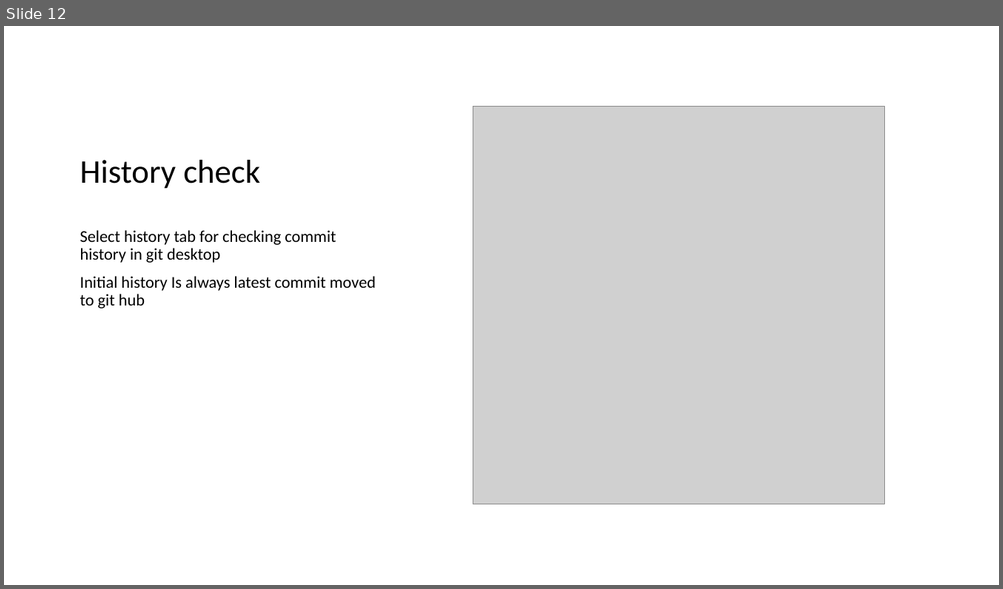
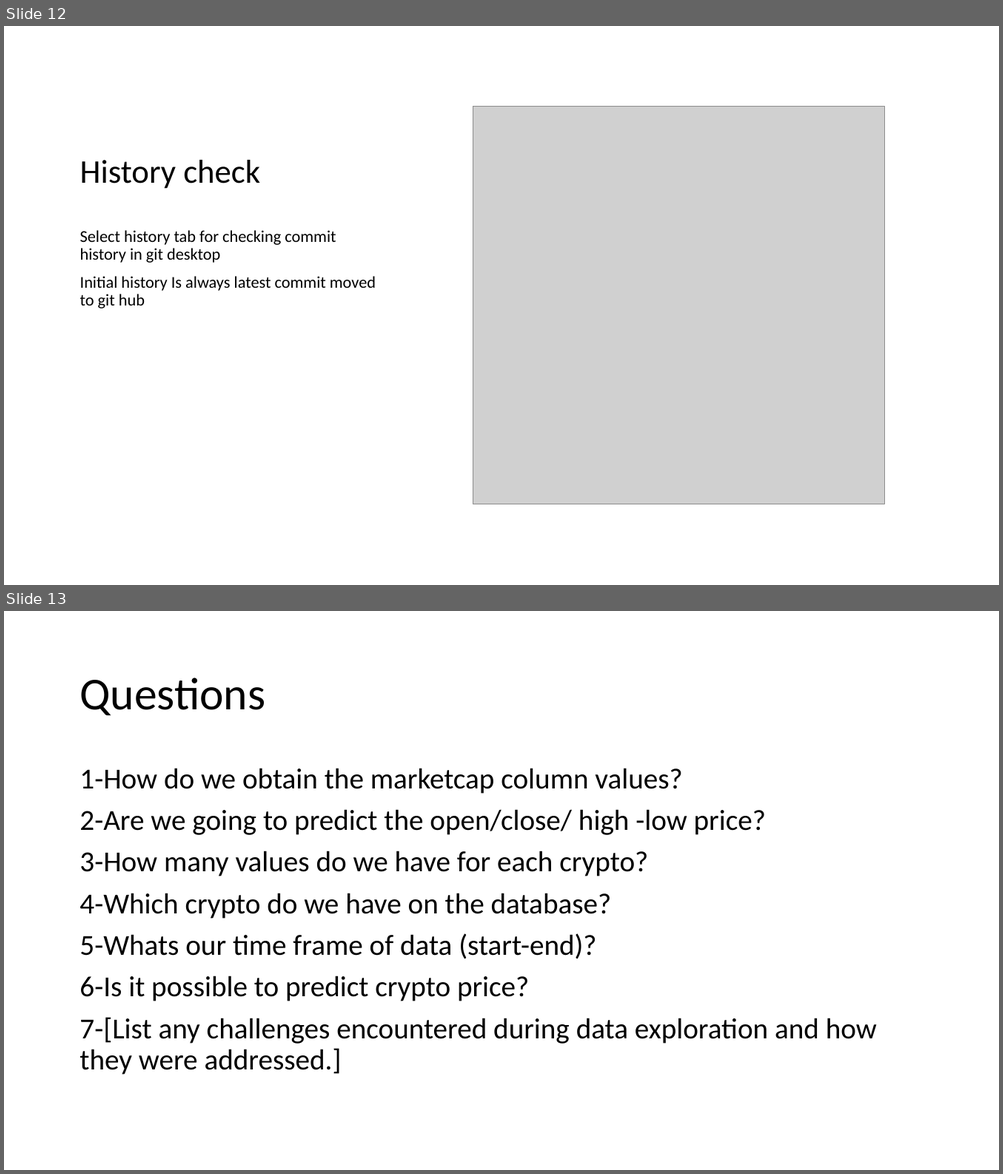
Before and after one commit to drummersoul/Cryptocurrency-Price-Prediction, a slide deck: ppt/git_install.pptx. Shown one above the other, each under a label of ours: slide 12 before the commit, slides 12 and 13 after it. The pictures are 1003x589 and 1003x1174 pixels, drawn with LibreOffice and Linux fonts; fonts in the diff are those of the drawing; grey boxes stand for pictures. Boxes give left, top, right and bottom in pixels: in the first picture for what was removed or moved away, otherwise in the second. Text is boxed around its words. In the diff, an @@ line names an element or a change of style, - is before the commit and + after.

Commit message:
Questions Answered

```diff
--- a/ppt/git_install.pptx
+++ b/ppt/git_install.pptx
@@ slide 13 added at [4, 611, 999, 1170], background #FFFFFF @@
@@ title added at [79, 678, 265, 715], 44 pt, text #000000 @@
+Questions
@@ text added at [79, 768, 876, 1075], 28 pt, text #000000 @@
+1-How do we obtain the marketcap column values?
+2-Are we going to predict the open/close/ high -low price?
+3-How many values do we have for each crypto?
+4-Which crypto do we have on the database?
+5-Whats our time frame of data (start-end)?
+6-Is it possible to predict crypto price?
+7-[List any challenges encountered during data exploration and how they were addressed.]
```
Also in this commit, not shown: 2 slides changed, 1 other slide added, 1 other file.
